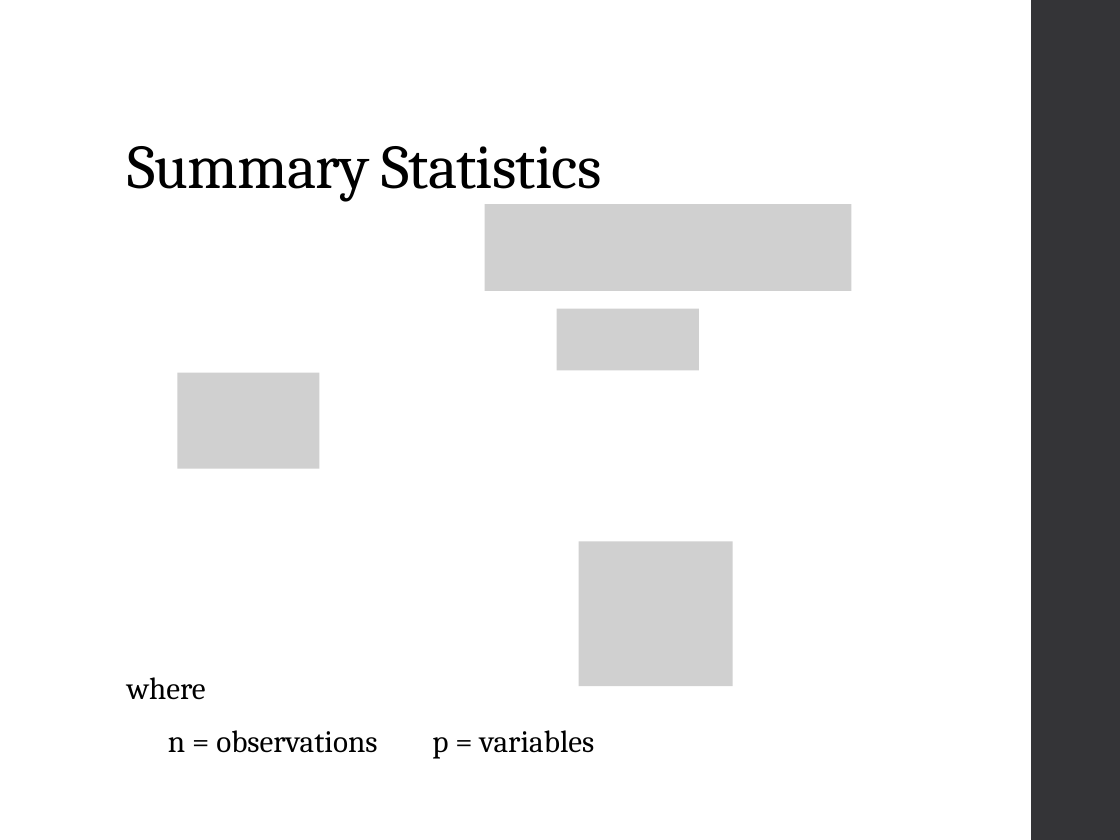
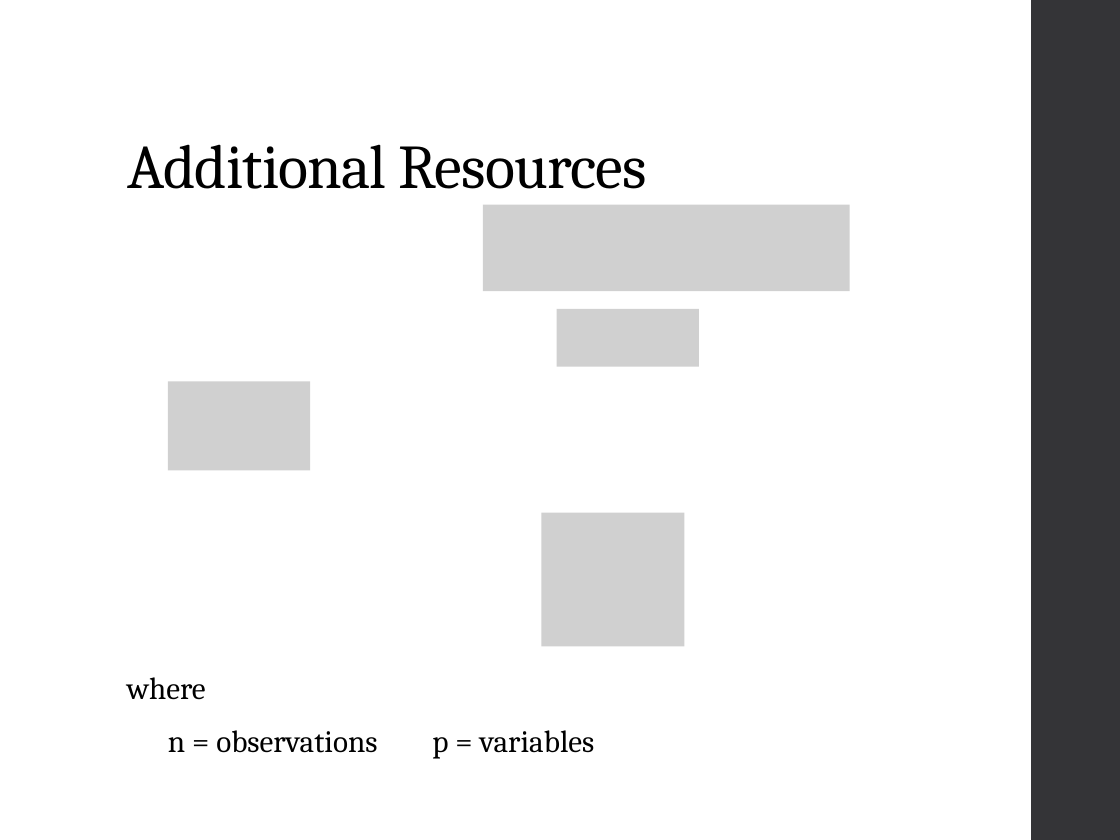
Before and after one commit to ncss-tech/stats_for_soil_survey, a slide deck: slide 24 of presentations/linear_regression/Linear_regression.pptx (slide 13 before the commit). Drawn at 1120x840 pixels with LibreOffice and Linux fonts; fonts in the diff are those of the drawing; grey boxes stand for pictures. Boxes give left, top, right and bottom in pixels: in the first picture for what was removed or moved away, otherwise in the second. Text is boxed around its words. In the diff, an @@ line names an element or a change of style, - is before the commit and + after.

Commit message:
adding slides

```diff
--- a/presentations/linear_regression/Linear_regression.pptx
+++ b/presentations/linear_regression/Linear_regression.pptx
@@ title at (127, 144, 647, 189): text changed @@
-Summary Statistics
+Additional Resources
@@ picture: place and size @@
-picture at (557, 309, 699, 371)
+picture at (557, 309, 699, 366)
@@ picture: place and size @@
-picture at (177, 373, 319, 469)
+picture at (168, 381, 310, 470)
@@ picture: place and size @@
-picture at (579, 541, 734, 685)
+picture at (541, 513, 684, 646)
```
Also in this commit, not shown: 2 other slides changed, 7 slides added, 2 slides removed.
